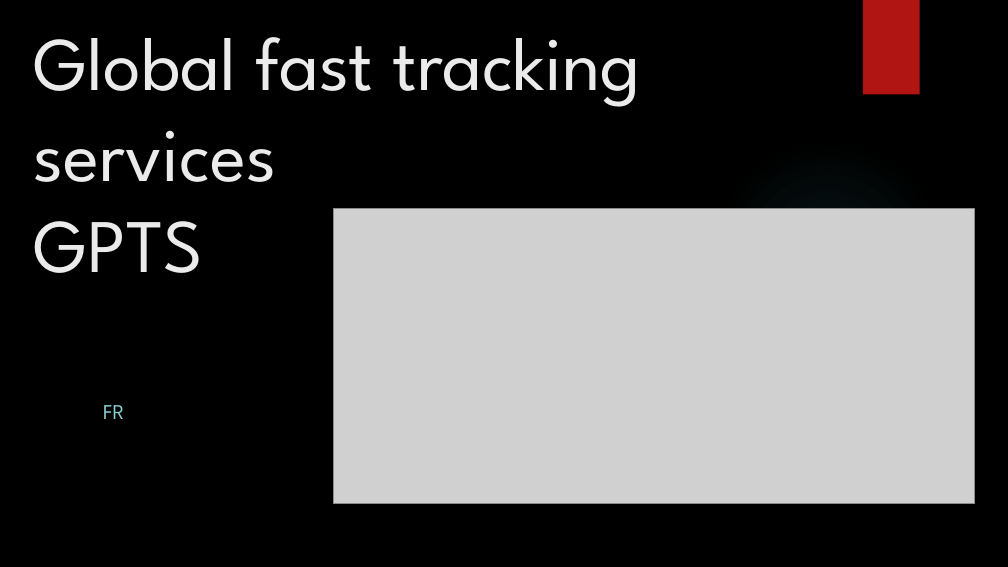
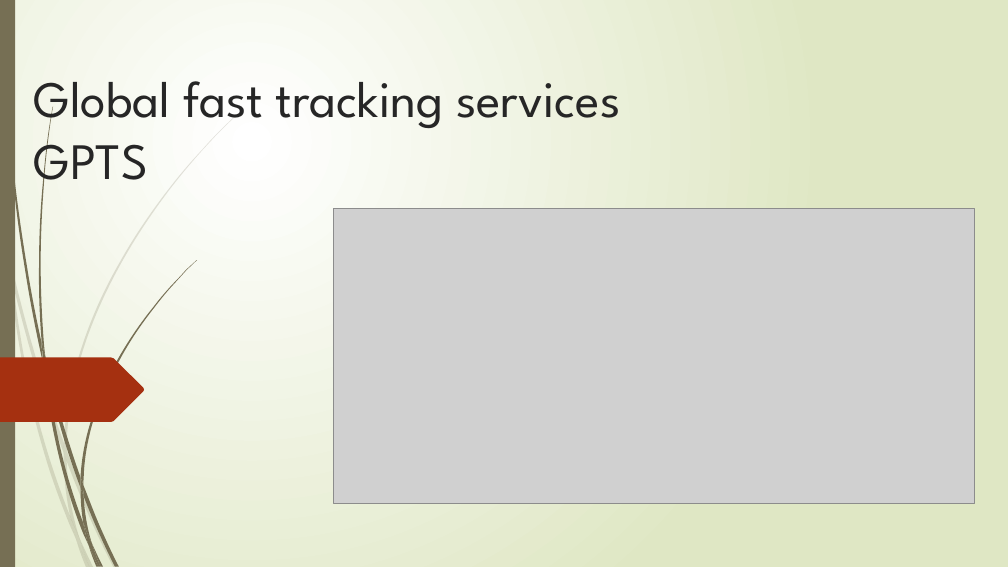
Before and after one commit to Bossfroi/miniproject-1, a slide deck: slide 1 of presentation.pptx. Drawn at 1008x567 pixels with LibreOffice and Linux fonts; fonts in the diff are those of the drawing; grey boxes stand for pictures; background and template pictures are left out. Boxes give left, top, right and bottom in pixels: in the first picture for what was removed or moved away, otherwise in the second. Text is boxed around its words. In the diff, an @@ line names an element or a change of style, - is before the commit and + after.

```diff
--- a/presentation.pptx
+++ b/presentation.pptx
@@ background picture (left out) to gradient #FFFFFF to #DFE8C4 @@
@@ rectangle added at bbox=[0, 0, 15, 567], fill #766F54 @@
@@ title "Global fast tracking services GPTS" at bbox=[34, 81, 620, 194]: size 72 to 48.6 pt, text colour #EBEBEB to #262626 @@
@@ rectangle removed at bbox=[863, 0, 920, 95] @@
@@ ellipse removed at bbox=[712, 138, 944, 371] @@
@@ freeform shape added at bbox=[0, 358, 144, 422], fill #A53010 @@
@@ subtitle removed at bbox=[103, 405, 124, 419] @@
-FR
@@ group added at bbox=[0, 116, 236, 567]: 10 freeform shapes @@
@@ group added at bbox=[2, 0, 197, 567]: 12 freeform shapes @@
```
Also in this commit, not shown: 2 other slides changed, 1 slide added, 2 other files.
